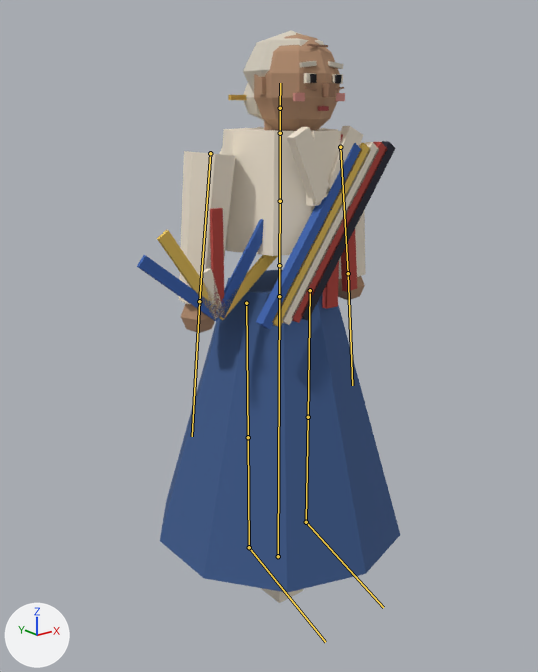
A saved change to the glTF model assets3d/npcs/npc_N101.glb.
Before and after are seen from a 50 mm lens placed at (-1.356, -1.645, 1.428), pointed at (0.029, 0.086, 0.736). Every picture has the same lights, and +X, +Y and +Z are marked at lower left. The first picture is the older version. The bones that bend it are drawn over the model as lines.

Names of what the first picture shows: 'npc_N101_part0', 'npc_N101_part1', 'npc_N101_part10', 'npc_N101_part11', 'npc_N101_part12', 'npc_N101_part2', 'npc_N101_part3', 'npc_N101_part4', 'npc_N101_part5', 'npc_N101_part6', 'npc_N101_part7', 'npc_N101_part8', 'npc_N101_part9'.
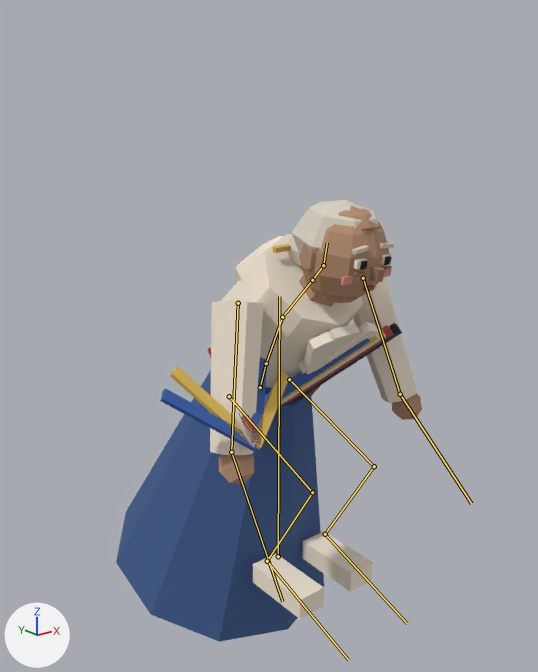
The newer file adds an action. The first version stands in its rest pose; the second is drawn at frame 12 of the action 'SquatRest'.

Pixel boxes [x1, y1, x2, y2] of what changed, in the pictures (538 x 672 px):
```json
{"object": "npc_N101_part0", "change": "posed", "before": [160, 270, 400, 592], "after": [116, 370, 324, 642], "on screen": "13% narrower, 15% shorter"}
{"object": "npc_N101_part1", "change": "posed", "before": [179, 73, 379, 603], "after": [210, 234, 417, 619], "on screen": "27% shorter"}
{"object": "npc_N101_part3", "change": "posed", "before": [181, 33, 365, 333], "after": [219, 206, 422, 484], "on screen": "10% wider, 7% shorter"}
{"object": "npc_N101_part10", "change": "posed", "before": [137, 143, 362, 329], "after": [160, 338, 370, 451], "on screen": "7% narrower, 39% shorter"}
{"object": "npc_N101_part11", "change": "posed", "before": [157, 143, 371, 327], "after": [170, 335, 378, 449], "on screen": "38% shorter"}
{"object": "npc_N101_part2", "change": "posed", "before": [210, 134, 387, 323], "after": [207, 325, 394, 443], "on screen": "37% shorter"}
{"object": "npc_N101_part5", "change": "posed", "before": [243, 30, 344, 120], "after": [287, 200, 394, 266]}
{"object": "npc_N101_part12", "change": "posed", "before": [301, 141, 396, 321], "after": [290, 323, 402, 402]}
{"object": "npc_N101_part7", "change": "posed", "before": [304, 44, 344, 97], "after": [353, 226, 392, 283], "on screen": "7% taller"}
{"object": "npc_N101_part6", "change": "posed", "before": [293, 93, 345, 101], "after": [341, 268, 392, 285], "on screen": "100% taller"}
{"object": "npc_N101_part4", "change": "posed", "before": [310, 74, 342, 83], "after": [360, 256, 391, 270], "on screen": "50% taller"}
{"object": "npc_N101_part9", "change": "posed", "before": [228, 95, 247, 100], "after": [273, 244, 291, 253]}
{"object": "npc_N101_part8", "change": "posed", "before": [318, 106, 329, 111], "after": [363, 285, 375, 292]}
{"bone": "Hips", "before": "(279, 296) to (279, 265)", "after": "(260, 387) to (266, 363)"}
{"bone": "Spine", "before": "(279, 265) to (280, 201)", "after": "(266, 363) to (282, 317)"}
{"bone": "Chest", "before": "(280, 201) to (280, 133)", "after": "(282, 317) to (312, 280)"}
{"bone": "Head", "before": "(280, 108) to (280, 83)", "after": "(323, 265) to (327, 243)"}
{"bone": "UpperArm.L", "before": "(340, 147) to (348, 273)", "after": "(363, 278) to (400, 394)"}
{"bone": "Hand.L", "before": "(348, 273) to (352, 385)", "after": "(400, 394) to (471, 503)"}
{"bone": "UpperArm.R", "before": "(210, 153) to (199, 301)", "after": "(238, 303) to (231, 452)"}
{"bone": "Hand.R", "before": "(199, 301) to (192, 436)", "after": "(231, 452) to (282, 601)"}
{"bone": "UpperLeg.L", "before": "(310, 290) to (308, 417)", "after": "(289, 379) to (374, 466)"}
{"bone": "LowerLeg.L", "before": "(308, 417) to (306, 522)", "after": "(374, 466) to (325, 534)"}
{"bone": "Foot.L", "before": "(306, 522) to (383, 607)", "after": "(325, 534) to (407, 623)"}
{"bone": "UpperLeg.R", "before": "(246, 303) to (248, 437)", "after": "(229, 396) to (312, 492)"}
{"bone": "LowerLeg.R", "before": "(248, 437) to (249, 547)", "after": "(312, 492) to (267, 561)"}
{"bone": "Foot.R", "before": "(249, 547) to (325, 642)", "after": "(267, 561) to (348, 660)"}
```

Scene script edits in JSON lines:
```json
{"block": "bone_hips", "where": "bone_hips = bpy.data.objects['Armature'].pose.bones['Hips']  # child of 'Root'"}
{"op": "set", "path": "bone_hips.location", "old": "(0.0, 0.0, 0.0)", "new": "(0.0, -0.316, -0.093)"}
{"op": "set", "path": "bone_hips.rotation_quaternion", "old": "(1.0, 0.0, 0.0, 0.0)", "new": "(0.988, 0.156, 0.0, 0.0)", "note": "degrees (0, 0, 0) -> degrees (18, 0, 0)"}
{"block": "bone_spine", "where": "bone_spine = bpy.data.objects['Armature'].pose.bones['Spine']  # child of 'Hips'"}
{"op": "set", "path": "bone_spine.rotation_quaternion", "old": "(1.0, 0.0, 0.0, 0.0)", "new": "(0.998, 0.066, 0.0, 0.0)", "note": "degrees (0, 0, 0) -> degrees (8, 0, 0)"}
{"block": "bone_chest", "where": "bone_chest = bpy.data.objects['Armature'].pose.bones['Chest']  # child of 'Spine'"}
{"op": "set", "path": "bone_chest.rotation_quaternion", "old": "(1.0, 0.0, 0.0, 0.0)", "new": "(0.988, 0.153, 0.0, 0.0)", "note": "degrees (0, 0, 0) -> degrees (18, 0, 0)"}
{"block": "bone_head", "where": "bone_head = bpy.data.objects['Armature'].pose.bones['Head']  # child of 'Neck'"}
{"op": "set", "path": "bone_head.rotation_quaternion", "old": "(1.0, 0.0, 0.0, 0.0)", "new": "(0.958, -0.286, 0.0, 0.0)", "note": "degrees (0, 0, 0) -> degrees (-33, 0, 0)"}
{"block": "bone_upperarm_l", "where": "bone_upperarm_l = bpy.data.objects['Armature'].pose.bones['UpperArm.L']  # child of 'Chest'"}
{"op": "set", "path": "bone_upperarm_l.rotation_quaternion", "old": "(1.0, 0.0, 0.0, 0.0)", "new": "(-0.882, 0.447, 0.007, 0.147)", "note": "degrees (0, 0, 0) -> degrees (-53, -8, -15)"}
{"block": "bone_hand_l", "where": "bone_hand_l = bpy.data.objects['Armature'].pose.bones['Hand.L']  # child of 'UpperArm.L'"}
{"op": "set", "path": "bone_hand_l.rotation_quaternion", "old": "(1.0, 0.0, 0.0, 0.0)", "new": "(0.966, -0.256, -0.026, -0.026)", "note": "degrees (0, 0, 0) -> degrees (-30, -4, -2)"}
{"block": "bone_upperarm_r", "where": "bone_upperarm_r = bpy.data.objects['Armature'].pose.bones['UpperArm.R']  # child of 'Chest'"}
{"op": "set", "path": "bone_upperarm_r.rotation_quaternion", "old": "(1.0, 0.0, 0.0, 0.0)", "new": "(-0.882, 0.447, -0.007, -0.147)", "note": "degrees (0, 0, 0) -> degrees (-53, 8, 15)"}
{"block": "bone_hand_r", "where": "bone_hand_r = bpy.data.objects['Armature'].pose.bones['Hand.R']  # child of 'UpperArm.R'"}
{"op": "set", "path": "bone_hand_r.rotation_quaternion", "old": "(1.0, 0.0, 0.0, 0.0)", "new": "(0.966, -0.256, 0.026, 0.026)", "note": "degrees (0, 0, 0) -> degrees (-30, 4, 2)"}
{"block": "bone_upperleg_l", "where": "bone_upperleg_l = bpy.data.objects['Armature'].pose.bones['UpperLeg.L']  # child of 'Hips'"}
{"op": "set", "path": "bone_upperleg_l.rotation_quaternion", "old": "(1.0, 0.0, 0.0, 0.0)", "new": "(0.734, -0.679, 0.0, 0.0)", "note": "degrees (0, 0, 0) -> degrees (-86, 0, 0)"}
{"block": "bone_lowerleg_l", "where": "bone_lowerleg_l = bpy.data.objects['Armature'].pose.bones['LowerLeg.L']  # child of 'UpperLeg.L'"}
{"op": "set", "path": "bone_lowerleg_l.rotation_quaternion", "old": "(1.0, 0.0, 0.0, 0.0)", "new": "(0.647, 0.763, 0.0, 0.0)", "note": "degrees (0, 0, 0) -> degrees (99, 0, 0)"}
{"block": "bone_foot_l", "where": "bone_foot_l = bpy.data.objects['Armature'].pose.bones['Foot.L']  # child of 'LowerLeg.L'"}
{"op": "set", "path": "bone_foot_l.rotation_quaternion", "old": "(1.0, 0.0, 0.0, 0.0)", "new": "(0.962, -0.274, 0.0, 0.0)", "note": "degrees (0, 0, 0) -> degrees (-32, 0, 0)"}
{"block": "bone_upperleg_r", "where": "bone_upperleg_r = bpy.data.objects['Armature'].pose.bones['UpperLeg.R']  # child of 'Hips'"}
{"op": "set", "path": "bone_upperleg_r.rotation_quaternion", "old": "(1.0, 0.0, 0.0, 0.0)", "new": "(0.734, -0.679, 0.0, 0.0)", "note": "degrees (0, 0, 0) -> degrees (-86, 0, 0)"}
{"block": "bone_lowerleg_r", "where": "bone_lowerleg_r = bpy.data.objects['Armature'].pose.bones['LowerLeg.R']  # child of 'UpperLeg.R'"}
{"op": "set", "path": "bone_lowerleg_r.rotation_quaternion", "old": "(1.0, 0.0, 0.0, 0.0)", "new": "(0.647, 0.763, 0.0, 0.0)", "note": "degrees (0, 0, 0) -> degrees (99, 0, 0)"}
{"block": "bone_foot_r", "where": "bone_foot_r = bpy.data.objects['Armature'].pose.bones['Foot.R']  # child of 'LowerLeg.R'"}
{"op": "set", "path": "bone_foot_r.rotation_quaternion", "old": "(1.0, 0.0, 0.0, 0.0)", "new": "(0.962, -0.274, 0.0, 0.0)", "note": "degrees (0, 0, 0) -> degrees (-32, 0, 0)"}
```
